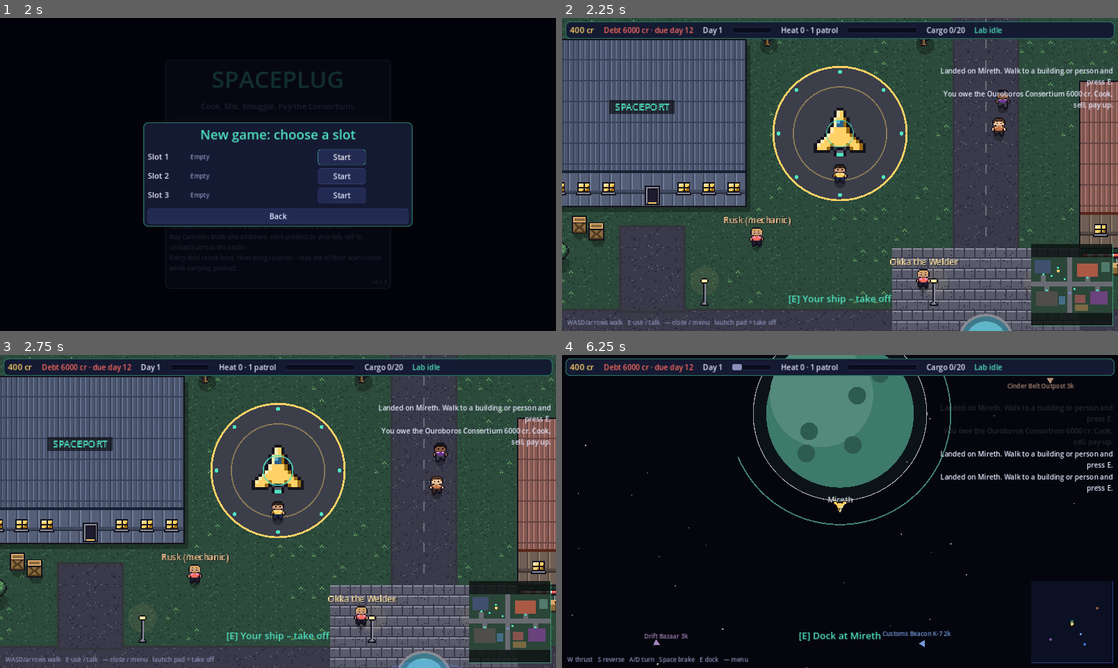
Above: before the commit, frames 1-4 (two rows, left to right).
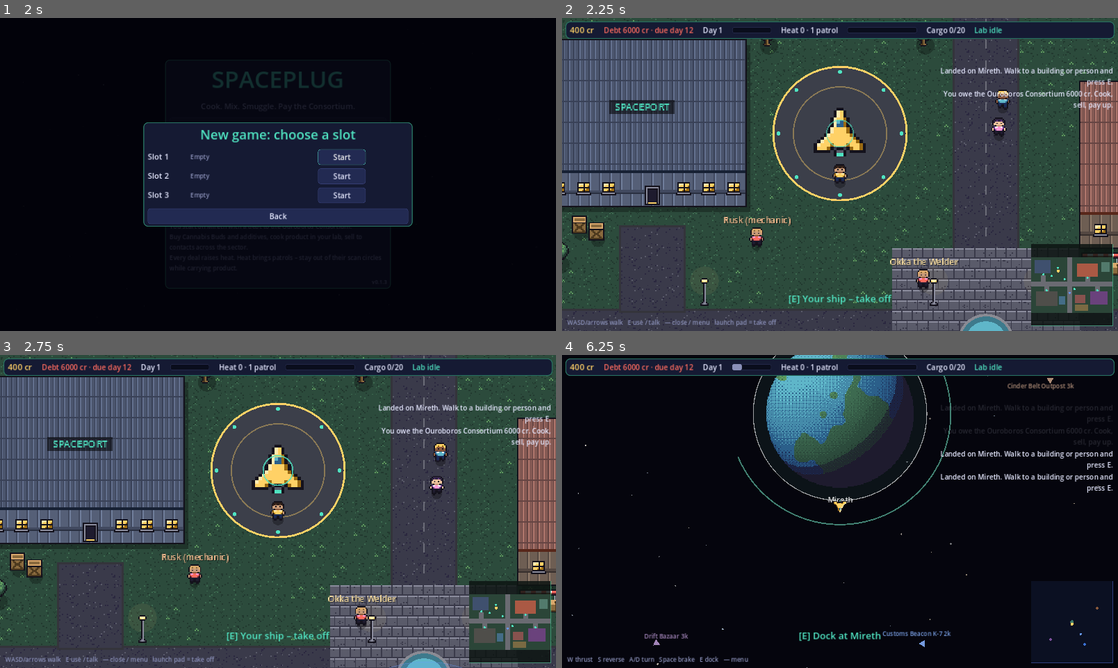
Above: after the commit, the same moments.

Repository: EyaLinus/Spaceplug2D
Game: Godot game, scene res://scenes/main.tscn
The game is run twice, just before and just after one commit, with the same random seed, the same clock (stepped at 60 frames per second) and the same inputs.
Inputs (mouse positions are in pixels of both pictures, inside the frame that each line leads up to):
- Up to frame 1 (2 s): click "New game" at 0.5 s; click "New game" at 1.25 s
- Up to frame 2 (2.25 s): click "Start" at 2 s
- Up to frame 3 (2.75 s): no input
- Up to frame 4 (6.25 s): tap E (interact) at 2.75, 4.25, 5, 5.75 s; move the mouse to (812, 574) at 2.77 s; hold W (move_up) 2.78-3.5 s; hold E (interact) 2.78-3.5 s; click (812, 574) at 2.92 s; drag from (1006, 558) to (812, 574) at 3.52 s; move the mouse to (673, 464) at 4.27 s; hold A (move_left) 4.28-5 s; tap Enter at 4.35 s; drag from (867, 511) to (673, 464) at 5.02 s; move the mouse to (756, 433) at 5.77 s; hold S (move_down) from 5.78 s (still down); tap Backspace at 5.85 s

Frame 1 is identical in both runs. In frame 2, 0.1% of the frame differs, in the area x 77-81%, y 23-38%; in frame 3, 0.1%; in frame 4, 7.8%, in the area x 36-64%, y 0-48%.

Commit message:
feat(art): pixel art for the space view – planet, asteroid, station, beacon, patrols
Co-Authored-By: Claude Opus 5.5 <noreply@anthropic.com>
Claude-Session: https://claude.ai/code/session_018X6QsP826y6T2oktLUNAsD

Diff:
--- a/scripts/world/location_body.gd
+++ b/scripts/world/location_body.gd
@@ -1,5 +1,8 @@
 extends Node2D
-## A dockable place in the sector (planet, asteroid outpost, station, beacon). Drawn procedurally.
+## A dockable place in the sector (planet, asteroid outpost, station, beacon). Pixel-art body from the art
+## registry (space/<id>.png, procedural fallback); glow, rings, labels stay procedural.
+
+const Art = preload("res://scripts/core/art.gd")
 
 var id: String = ""
 var info: Dictionary = {}
@@ -13,6 +16,7 @@
 	info = loc
 	radius = float(loc.radius)
 	position = Vector2(loc.pos[0], loc.pos[1])
+	texture_filter = CanvasItem.TEXTURE_FILTER_NEAREST
 
 
 func _process(delta: float) -> void:
@@ -22,6 +26,44 @@
 
 func _draw() -> void:
 	var c := Color(info.get("color", "#888888"))
+	var body := Art.tex("space/%s.png" % id)
+	if body != null:
+		_draw_art(body, c)
+	else:
+		_draw_fallback(c)
+	if highlight:
+		draw_arc(Vector2.ZERO, radius + 30.0, 0, TAU, 64, Color(1, 1, 1, 0.6), 2.0)
+	var font := ThemeDB.fallback_font
+	var label: String = info.get("name", id)
+	var w := font.get_string_size(label, HORIZONTAL_ALIGNMENT_LEFT, -1, 18).x
+	draw_string(font, Vector2(-w / 2.0, radius + 34.0), label, HORIZONTAL_ALIGNMENT_LEFT, -1, 18, Color(1, 1, 1, 0.85))
+
+
+func _draw_art(body: Texture2D, c: Color) -> void:
+	var half := body.get_size() / 2.0
+	match info.get("kind", "planet"):
+		"planet":
+			draw_circle(Vector2.ZERO, radius * 1.18, Color(c, 0.12))
+			draw_texture(body, -half)
+			draw_arc(Vector2.ZERO, radius * 1.5, -0.4, PI - 0.4, 48, Color(0.5, 1.0, 0.85, 0.5), 3.0)
+		"station":
+			draw_set_transform(Vector2.ZERO, _spin, Vector2.ONE)
+			draw_texture(body, -half)
+			draw_set_transform(Vector2.ZERO, 0.0, Vector2.ONE)
+		"asteroid":
+			draw_texture(body, -half)
+			draw_rect(Rect2(-12, -half.y + 2, 24, 14), Color("#cfa36b"))  # the outpost hut
+			draw_rect(Rect2(-12, -half.y + 2, 24, 14), Color("#14121c"), false, 2.0)
+		"beacon":
+			var pulse := fmod(_spin * 5.0, 1.0)
+			draw_circle(Vector2.ZERO, radius, Color(c, 0.12))
+			draw_arc(Vector2.ZERO, radius * (1.0 + pulse * 2.0), 0, TAU, 40, Color(c, 1.0 - pulse), 2.0)
+			draw_texture_rect(body, Rect2(-half * 2.0, half * 4.0), false)  # small buoy, shown 2x
+		_:
+			draw_texture(body, -half)
+
+
+func _draw_fallback(c: Color) -> void:
 	match info.get("kind", "planet"):
 		"planet":
 			draw_circle(Vector2.ZERO, radius * 1.18, Color(c, 0.12))
@@ -52,9 +94,3 @@
 			draw_circle(Vector2.ZERO, radius * 0.4, c)
 			var pulse := fmod(_spin * 5.0, 1.0)
 			draw_arc(Vector2.ZERO, radius * (1.0 + pulse * 2.0), 0, TAU, 40, Color(c, 1.0 - pulse), 2.0)
-	if highlight:
-		draw_arc(Vector2.ZERO, radius + 30.0, 0, TAU, 64, Color(1, 1, 1, 0.6), 2.0)
-	var font := ThemeDB.fallback_font
-	var label: String = info.get("name", id)
-	var w := font.get_string_size(label, HORIZONTAL_ALIGNMENT_LEFT, -1, 18).x
-	draw_string(font, Vector2(-w / 2.0, radius + 34.0), label, HORIZONTAL_ALIGNMENT_LEFT, -1, 18, Color(1, 1, 1, 0.85))
--- a/scripts/world/patrol.gd
+++ b/scripts/world/patrol.gd
@@ -1,6 +1,8 @@
 extends Node2D
 ## Reach Authority patrol: wanders near its beacon, chases the player when heat is high.
-## Scanning is resolved by the World (it knows distances to all patrols).
+## Scanning is resolved by the World (it knows distances to all patrols). Hull sprite from the art registry.
+
+const Art = preload("res://scripts/core/art.gd")
 
 var home := Vector2.ZERO
 var target := Vector2.ZERO
@@ -15,6 +17,7 @@
 	cfg = patrol_cfg
 	home = home_pos
 	position = home_pos
+	texture_filter = CanvasItem.TEXTURE_FILTER_NEAREST
 	rng.seed = seed_value
 	_pick_target()
 
@@ -47,8 +50,16 @@
 		draw_circle(Vector2.ZERO, scan_radius, Color(0.3, 0.5, 1.0, 0.06 if not chasing else 0.1))
 		draw_arc(Vector2.ZERO, scan_radius, 0, TAU, 48, Color(0.4, 0.6, 1.0, 0.35), 1.5)
 		draw_set_transform(Vector2.ZERO, 0.0, Vector2.ONE)
-	var body := PackedVector2Array([Vector2(0, -16), Vector2(10, 4), Vector2(16, 14), Vector2(0, 8), Vector2(-16, 14), Vector2(-10, 4)])
-	draw_colored_polygon(body, Color("#3a6fd0"))
+	var t := Art.tex("ships/patrol.png")
+	if t != null:
+		draw_texture(t, -t.get_size() / 2.0)
+	else:
+		_draw_hull()
 	var blink := 1.0 if fmod(Time.get_ticks_msec() / 250.0, 2.0) < 1.0 else 0.3
 	draw_circle(Vector2(-6, 0), 3.0, Color(1, 0.2, 0.2, blink if chasing else 0.4))
 	draw_circle(Vector2(6, 0), 3.0, Color(0.3, 0.5, 1, (1.3 - blink) if chasing else 0.4))
+
+
+func _draw_hull() -> void:
+	var body := PackedVector2Array([Vector2(0, -16), Vector2(10, 4), Vector2(16, 14), Vector2(0, 8), Vector2(-16, 14), Vector2(-10, 4)])
+	draw_colored_polygon(body, Color("#3a6fd0"))
--- a/tests/run_tests.gd
+++ b/tests/run_tests.gd
@@ -94,6 +94,9 @@
 	for part in ["roof", "wall", "window", "door", "hatch"]:
 		check(Art.tex("buildings/%s.png" % part) != null, "building part %s" % part)
 	check(Art.tex("ships/ship.png") != null, "ship sprite")
+	check(Art.tex("ships/patrol.png") != null, "patrol sprite")
+	for loc in data.locations:
+		check(Art.tex("space/%s.png" % loc) != null, "location %s has a space sprite" % loc)
 	check(Art.tex("missing/nothing.png") == null, "missing art returns null (procedural fallback)")
 	check(Art.look_for_color(Color("#ff6b5f")) == "npc_red", "npc look follows data colour")
 
--- a/tools/shot.gd
+++ b/tools/shot.gd
@@ -90,6 +90,15 @@
 		m.world.ship.steer(1.0 / 60.0, true, false)
 		await physics_frame
 	await _save(out, "flight")
+	for loc in m.world.locations:
+		m.world.ship.position = m.world.locations[loc].position + Vector2(0, m.world.locations[loc].radius + 120)
+		m.world.ship.stop()
+		for c in m.world.ship.get_children():
+			if c is Camera2D:
+				c.reset_smoothing()
+		for i in 10:
+			await physics_frame
+		await _save(out, "space_%s" % loc)
 	for loc in ["cinder", "bazaar"]:
 		m.world.ship.position = m.world.locations[loc].position + Vector2(0, m.world.locations[loc].radius + 20)
 		await physics_frame
Binary file added: assets/gfx/ships/patrol.png
Binary file added: assets/gfx/space/bazaar.png
Binary file added: assets/gfx/space/beacon.png
Binary file added: assets/gfx/space/cinder.png
Binary file added: assets/gfx/space/mireth.png
Not shown, changed: assets/manifest.yaml
Not shown, added: assets/src/sprites/beacon.txt
Not shown, added: assets/src/sprites/patrol.txt
Not shown, changed: PROGRESS.md
Not shown, added: changelog.d/space-art.md
Not shown, changed: docs/art.md
Not shown, changed: tools/art/build_art.py
